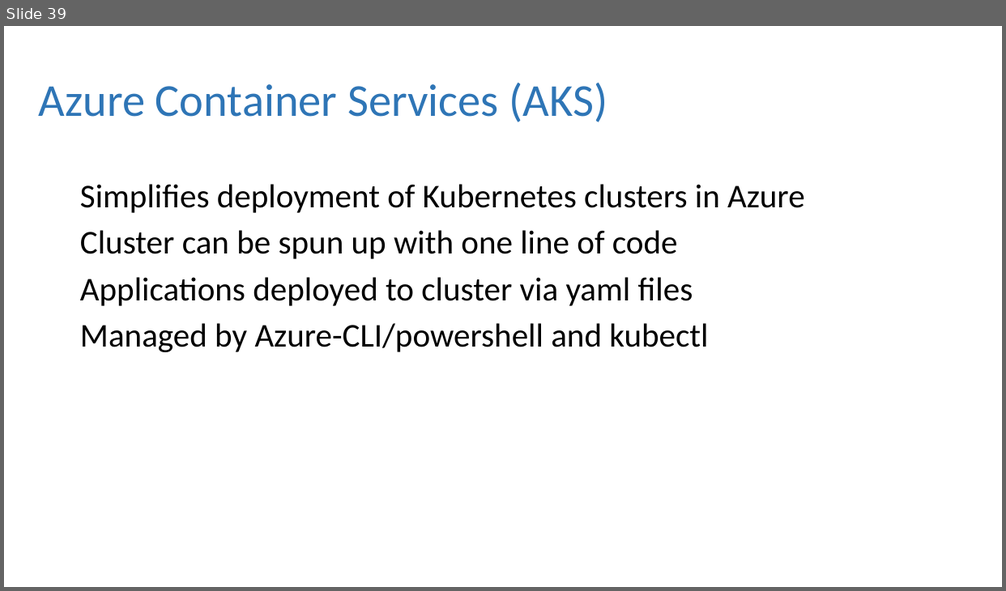
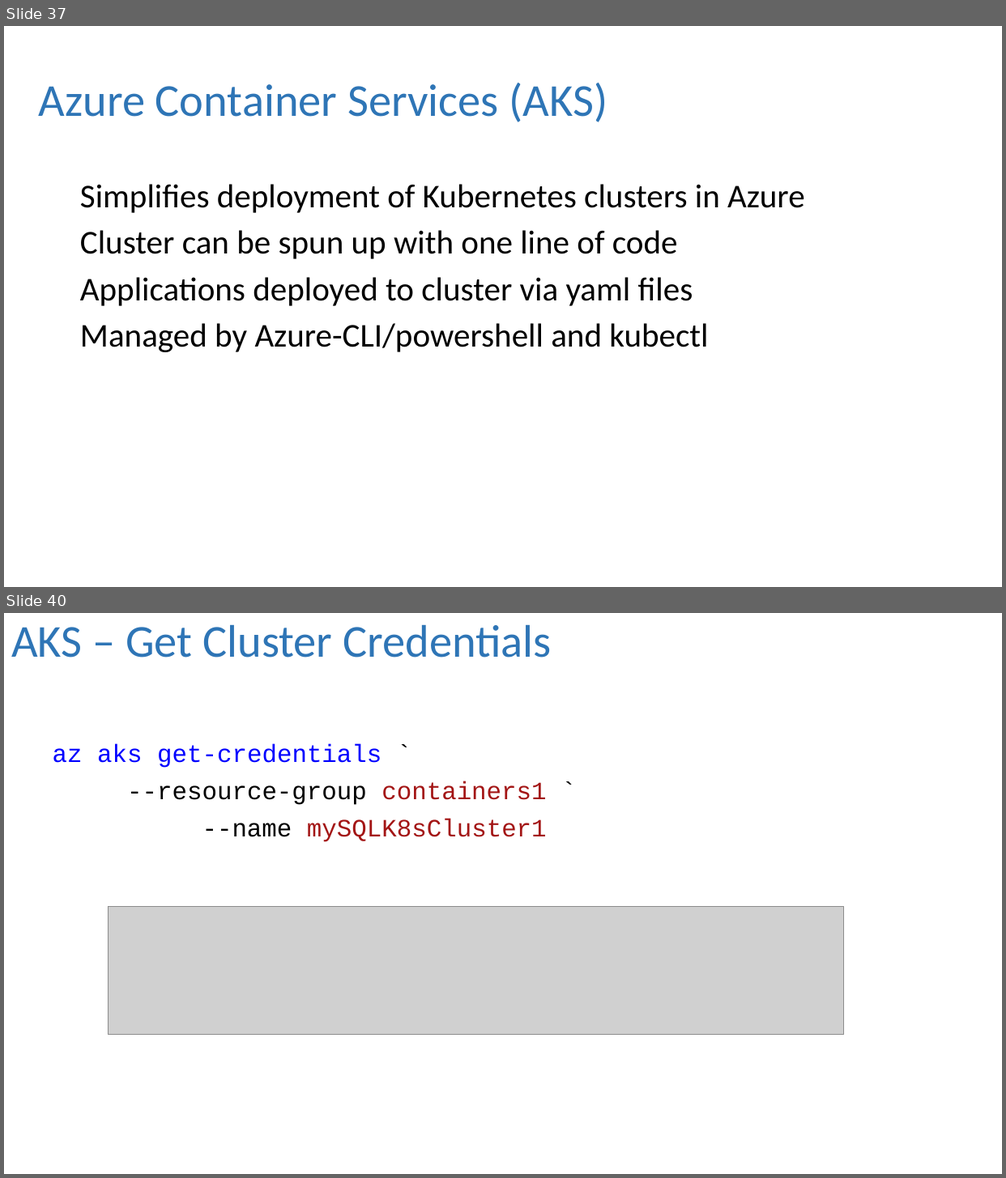
Before and after one commit to dbafromthecold/ContainersInTheCloud, a slide deck: ContainersInTheCloud.pptx. Shown one above the other, each under a label of ours: slide 39 before the commit, slides 37 and 40 after it; the slides between them are not shown. The pictures are 1006x591 and 1006x1178 pixels, drawn with LibreOffice and Linux fonts; fonts in the diff are those of the drawing; grey boxes stand for pictures; background and template pictures are left out. Boxes give left, top, right and bottom in pixels: in the first picture for what was removed or moved away, otherwise in the second. Text is boxed around its words. In the diff, an @@ line names an element or a change of style, - is before the commit and + after.

```diff
--- a/ContainersInTheCloud.pptx
+++ b/ContainersInTheCloud.pptx
@@ slide 40 added at <box>4,613,1002,1174</box>, background picture (left out) @@
@@ title added at <box>11,624,552,658</box>, 44 pt, text #2E75B6 @@
+AKS – Get Cluster Credentials
@@ text added at <box>53,744,547,842</box>, 24 pt, text #A31515 @@
+az aks get-credentials `
+--resource-group containers1 `
+--name mySQLK8sCluster1
@@ picture added at <box>108,906,844,1034</box> @@
@@ what was slide 39 is now slide 37 @@
```
Also in this commit, not shown: 3 slides changed, 12 other slides added, 2 slides removed, 3 other files.
